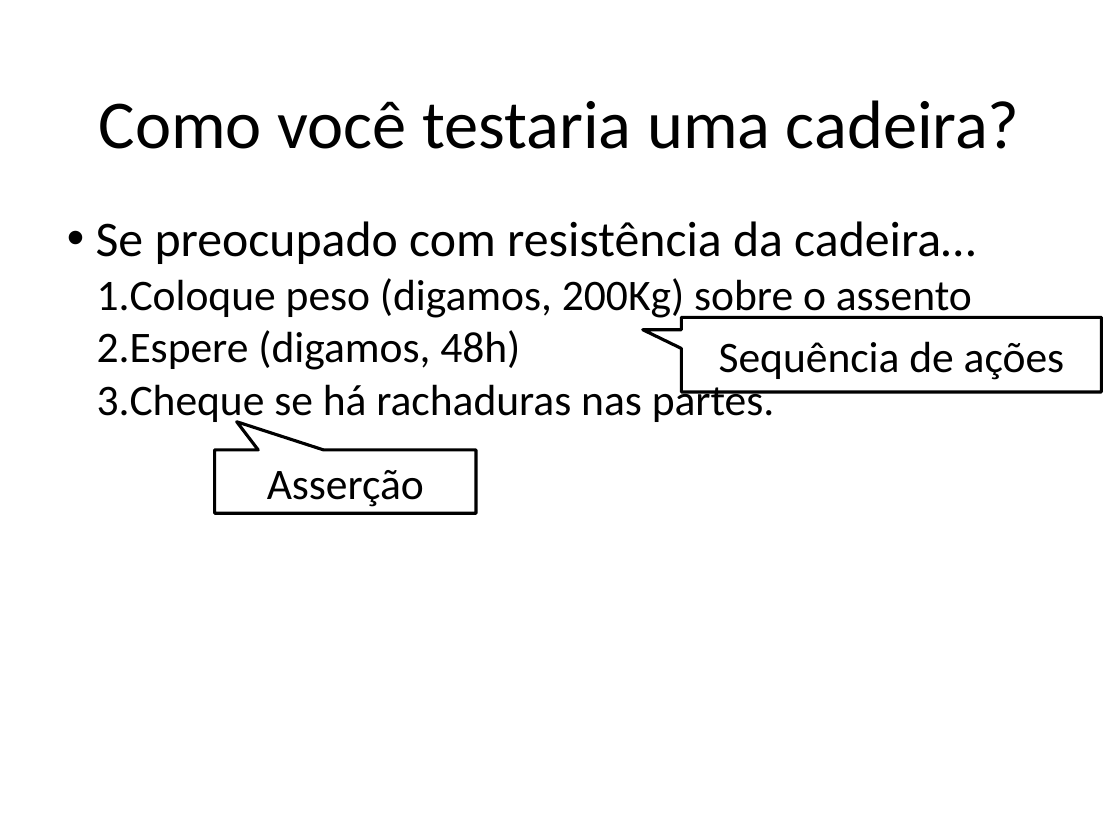
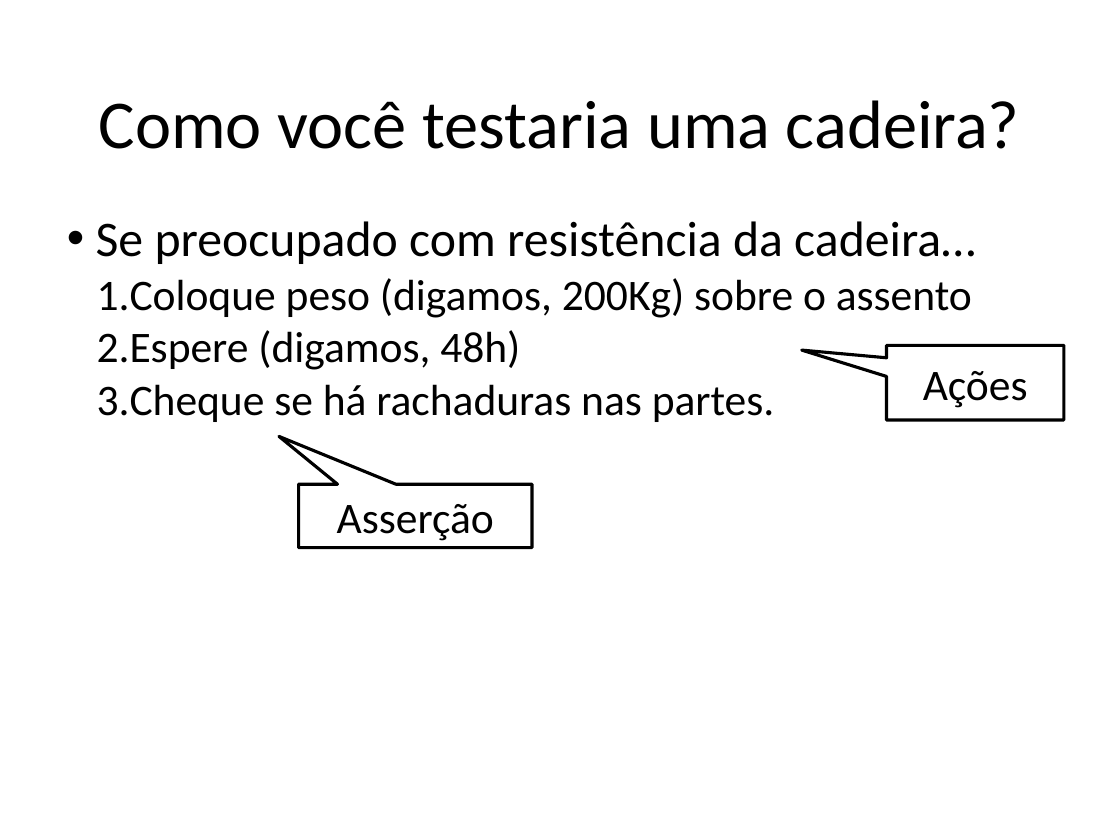
Before and after one commit to STAR-RG/testing-cin, a slide deck: slide 6 of slides.pptx. Drawn at 1120x840 pixels with LibreOffice and Linux fonts; fonts in the diff are those of the drawing. Boxes give left, top, right and bottom in pixels: in the first picture for what was removed or moved away, otherwise in the second. Text is boxed around its words. In the diff, an @@ line names an element or a change of style, - is before the commit and + after.

```diff
--- a/slides.pptx
+++ b/slides.pptx
@@ speech box "Ações" at (887,345,1064,420): proportions changed @@
@@ speech box "Ações": place and size @@
-speech box "Ações" at (681,317,1101,392)
+speech box "Ações" at (887,345,1064,420)
@@ text in speech box at (923,371,1028,408): text changed @@
-Sequência de ações
+Ações
@@ speech box "Asserção": place and size @@
-speech box "Asserção" at (215,450,476,514)
+speech box "Asserção" at (299,484,532,548)
@@ speech box "Asserção" at (299,484,532,548): proportions changed @@
```
Also in this commit, not shown: 8 other slides changed, 2 slides removed.
